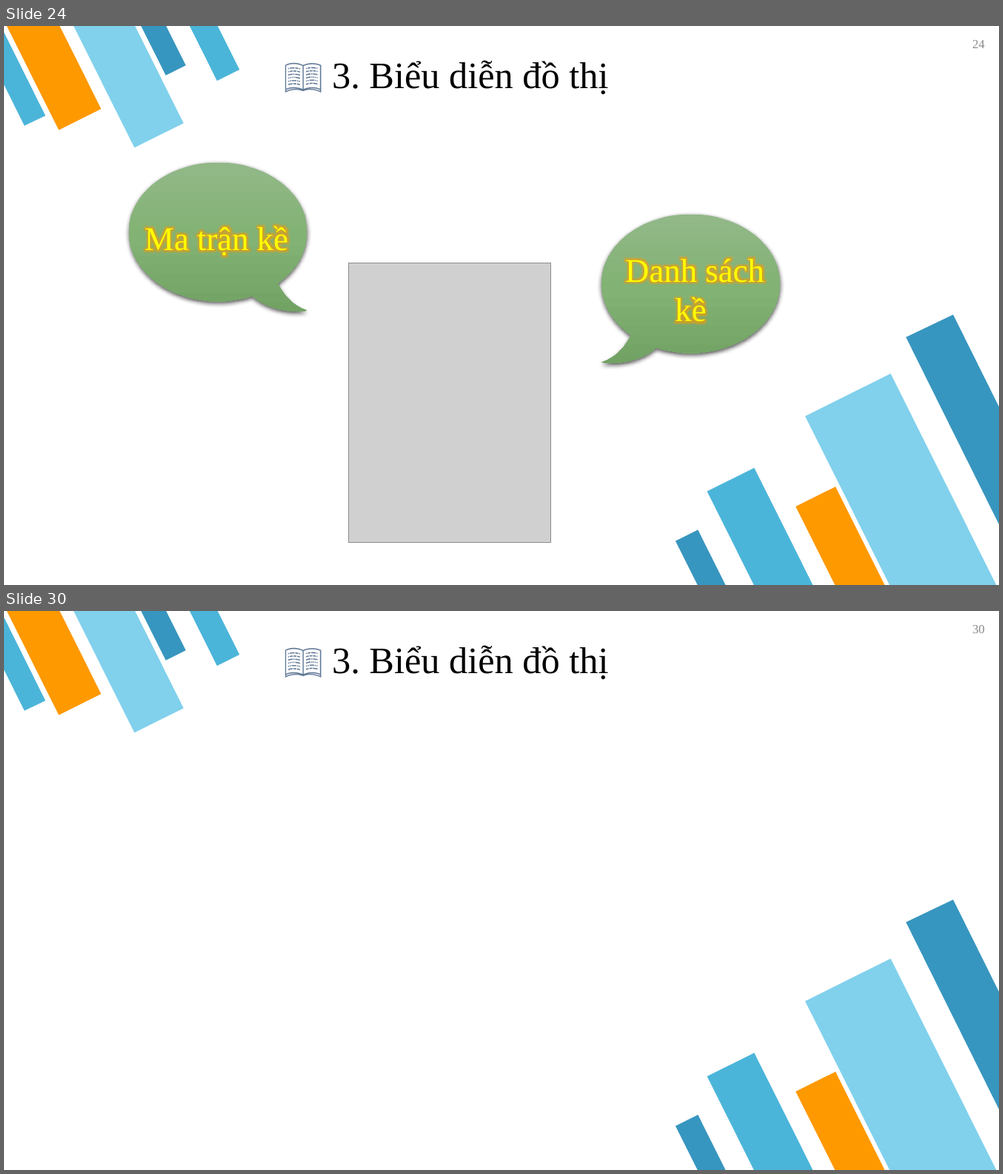
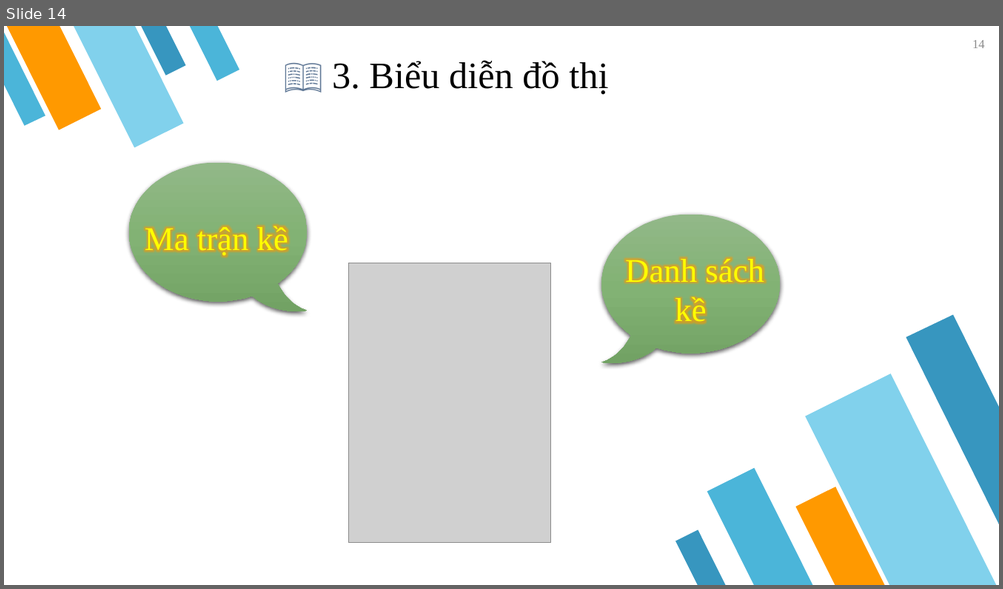
Before and after one commit to Nhom006/Nhom006, a slide deck: Bai_thuyet_trinh/graph.pptx. Shown one above the other, each under a label of ours: slides 24 and 30 before the commit, slide 14 after it; the slides between them are not shown. The pictures are 1003x1174 and 1003x589 pixels, drawn with LibreOffice and Linux fonts; fonts in the diff are those of the drawing; grey boxes stand for pictures. Boxes give left, top, right and bottom in pixels: in the first picture for what was removed or moved away, otherwise in the second. Text is boxed around its words. In the diff, an @@ line names an element or a change of style, - is before the commit and + after.

```diff
--- a/Bai_thuyet_trinh/graph.pptx
+++ b/Bai_thuyet_trinh/graph.pptx
@@ slide 30 removed at (4,611,999,1170), background #FFFFFF; not listed: 10 template elements that a slide beside it also shows @@
@@ page number removed at (972,625,984,633) @@
-30
@@ text removed at (332,645,608,680) @@
-📖 3. Biểu diễn đồ thị
@@ what was slide 24 is now slide 14 @@
@@ page number at (972,40,984,48): text changed @@
-24
+14
```
Also in this commit, not shown: 14 slides changed, 44 slides added, 21 other slides removed, 1 other file.
